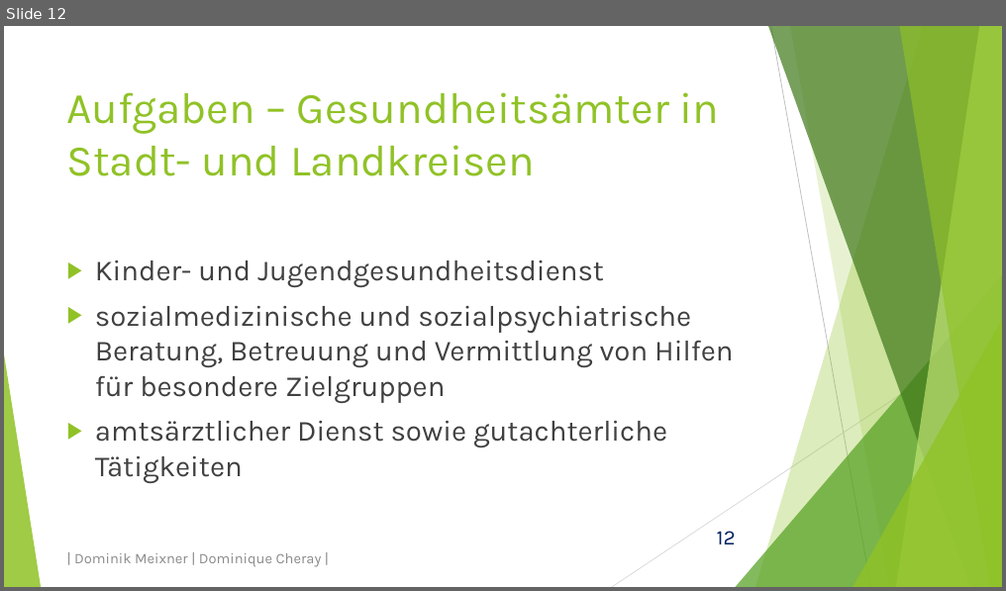
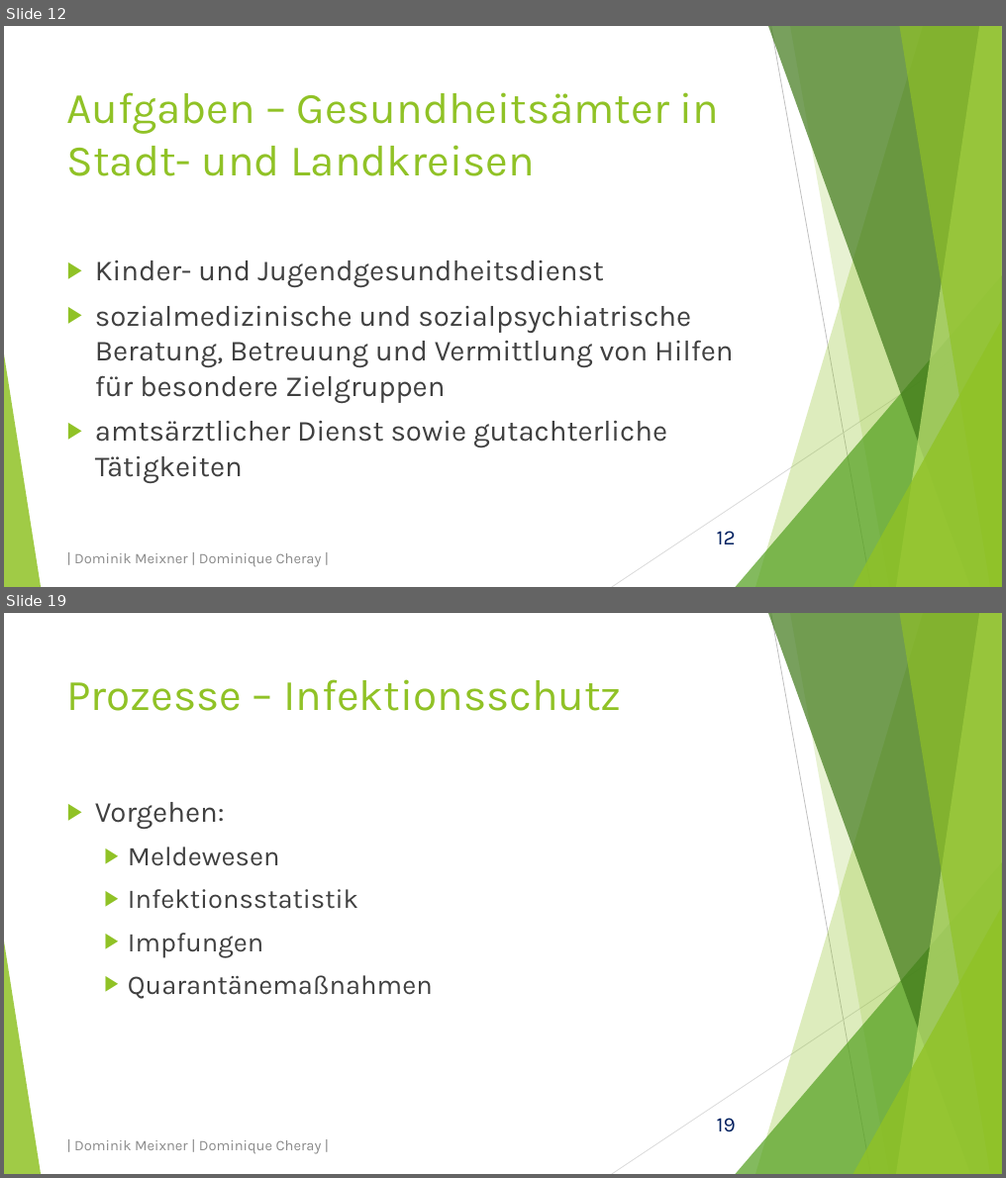
Before and after one commit to domeix/BlaBla, a slide deck: GesundheitsamtPraes.pptx. Shown one above the other, each under a label of ours: slide 12 before the commit, slides 12 and 19 after it; the slides between them are not shown. The pictures are 1006x591 and 1006x1178 pixels, drawn with LibreOffice and Linux fonts; fonts in the diff are those of the drawing. Boxes give left, top, right and bottom in pixels: in the first picture for what was removed or moved away, otherwise in the second. Text is boxed around its words. In the diff, an @@ line names an element or a change of style, - is before the commit and + after.

Commit message:
Wieder Präsentation
Präsentation um Prozesse erweitert

```diff
--- a/GesundheitsamtPraes.pptx
+++ b/GesundheitsamtPraes.pptx
@@ slide 19 added at [4,613,1002,1174], background #FFFFFF; not listed: 11 template elements that a slide beside it also shows @@
@@ title added at [67,679,622,711], 42 pt, text #90C226 @@
+Prozesse – Infektionsschutz
@@ text added at [95,802,433,999], 26 pt, text #404040 @@
+▶ Vorgehen:
+  ▶ Meldewesen
+  ▶ Infektionsstatistik
+  ▶ Impfungen
+  ▶ Quarantänemaßnahmen
@@ text added at [74,1141,322,1155], 14 pt, text #8C8C8C @@
+| Dominik Meixner | Dominique Cheray |
```
Also in this commit, not shown: 1 slide changed, 7 other slides added, 2 other files.
